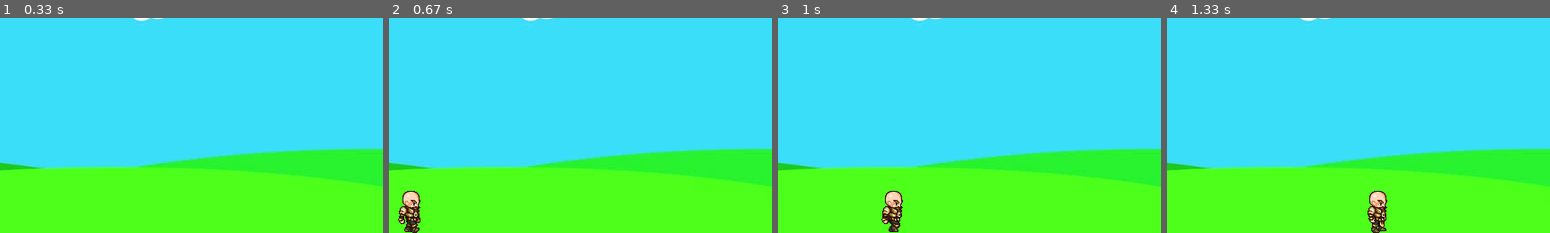
Above: before the commit, frames 1-4 (left to right).
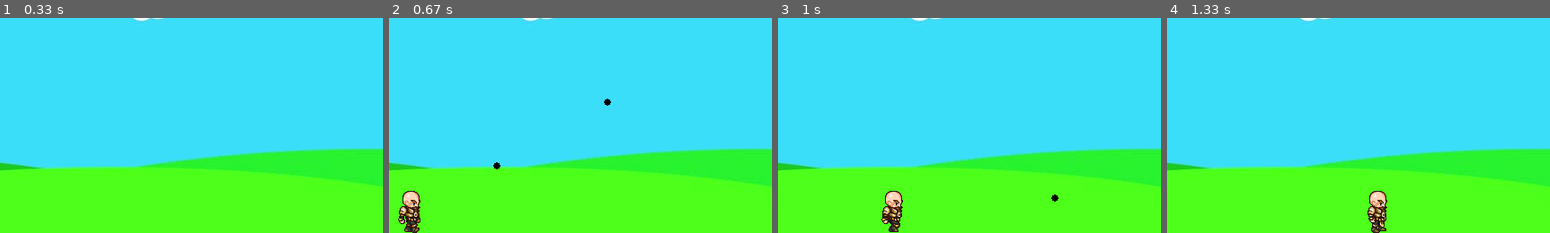
Above: after the commit, the same moments.

Repository: aprzn123/pygamething
Game: pygame game, started from game.py
The game is run twice, just before and just after one commit, with the same random seed, the same clock (stepped at 60 frames per second) and the same inputs.
Inputs:
- Up to frame 1 (0.33 s): no input
- Up to frame 2 (0.67 s): hold Space from 0.33 s (still down); hold Right from 0.33 s (still down)
- Up to frame 3 (1 s): release Space at 0.8 s; release Right at 0.8 s; hold Right from 0.83 s (still down)
- Up to frame 4 (1.33 s): release Right at 1.3 s
The pictures show only the part of the screen within x 43-93%, y 50-100%; the shares and areas given below are measured in that part.

Frame 1 is identical in both runs. In frame 2, less than 0.1% of the frame differs, in the area x 27-58%, y 37-71%; in frame 3, less than 0.1%; in frame 4, nothing differs.

Commit message:
added shooting

Diff:
--- a/game.py
+++ b/game.py
@@ -15,7 +15,7 @@
 # set title bar title
 pygame.display.set_caption("game")
 
-# import sprite images
+# import the images
 walk_r = [pygame.image.load('assets/R1.png'), pygame.image.load('assets/R2.png'), pygame.image.load('assets/R3.png'), p …(214 unchanged characters)…
 walk_l = [pygame.image.load('assets/L1.png'), pygame.image.load('assets/L2.png'), pygame.image.load('assets/L3.png'), p …(214 unchanged characters)…
 bg = pygame.image.load('assets/bg.jpg')
@@ -56,8 +56,8 @@
         self.radius = radius
         self.color = color
         self.facing = facing
-        self.x_v = 8 * facing
-        self.y_v = 0
+        self.x_v = 16 * facing
+        self.y_v = 10
 
     def draw(self, win):
         pygame.draw.circle(win, self.color, (self.x, self.y), self.radius)
@@ -67,6 +67,9 @@
 
 you = Player(256, 100, 64, 64, 5, 20)
 bullets = []
+
+# shot timer
+shot_timer = 0
 
 # Drawing all the things
 def draw():
@@ -79,7 +82,14 @@
     # player
     you.draw(WINDOW)
 
+    # bullets
+    for bullet in bullets:
+        bullet.draw(WINDOW)
     pygame.display.update()
+
+# debug
+def debug():
+    print(shot_timer)
 
 # game loop
 run = True
@@ -96,23 +106,30 @@
 
     keys = pygame.key.get_pressed()
 
-    #the bullets
-    if keys[pygame.K_SPACE]:
-        if len(bullets) < 10:
-            bullets.append(Projectile(you.x + round(you.w / 2), \
-            you.y + round(you.h / 2), 6, (0, 0 , 0), (you.r - 0.5) * 2))
-    for bullet in bullets:
-        if bullet.x < WINDOW_WIDTH and bullet.x > 0:
+    # the bullets
+    if keys[pygame.K_SPACE] and not(shot_timer): # shoot
+        bullets.append(Projectile(you.x + round(you.w / 2), \
+        you.y + round(you.h / 2), 4, (0, 0, 0), int((you.r - 0.5) * 2)))
+        shot_timer = 10
+    elif shot_timer:
+        shot_timer -= 1
+
+    for bullet in bullets: # x movement
+        if bullet.x < WINDOW_WIDTH and bullet.x > 0 and bullet.y > 0 and bullet.y < WINDOW_HEIGHT:
             bullet.x += bullet.x_v
         else:
             bullets.pop(bullets.index(bullet))
 
     # compute gravity
+    # player
     if you.y + you.h < WINDOW_HEIGHT: # above ground
         you.y_v -= 1
     else:
         you.y = WINDOW_HEIGHT - you.h # below/on ground
         you.y_v = 0
+    # projectile
+    for bullet in bullets:
+        bullet.y_v -= 1
 
     # compute x decel
     if you.x_v > 0:
@@ -150,7 +167,10 @@
     # finalize movement
     you.y -= you.y_v
     you.x += you.x_v
+    for bullet in bullets:
+        bullet.y -= bullet.y_v
 
     draw()
+    debug()
 
 pygame.quit()
